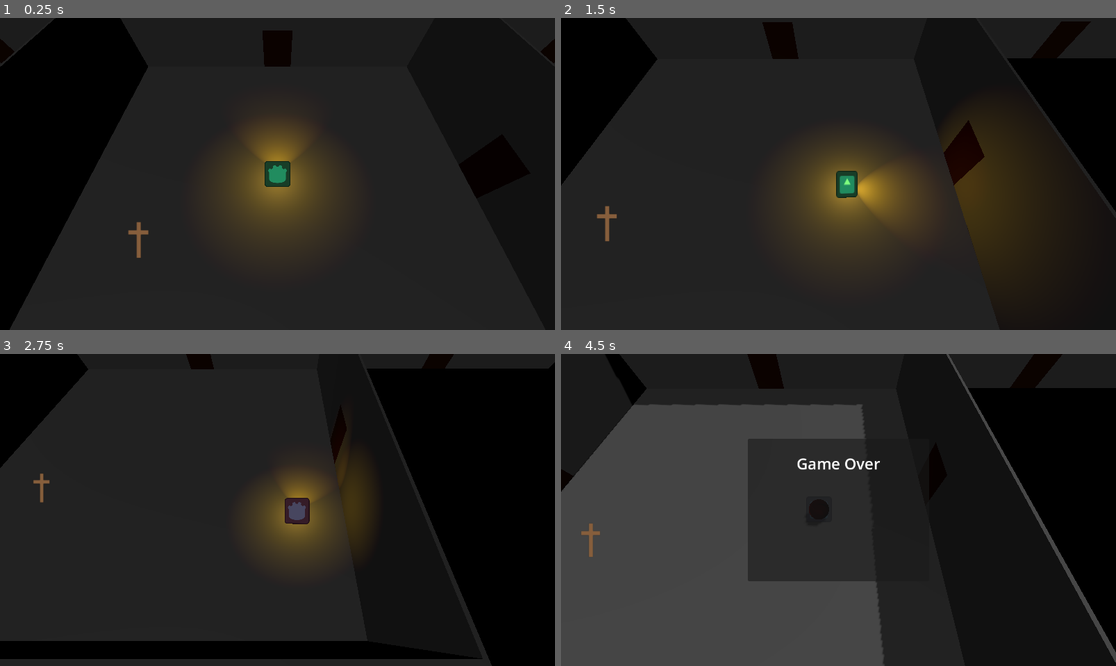
Above: before the commit, frames 1-4 (two rows, left to right).
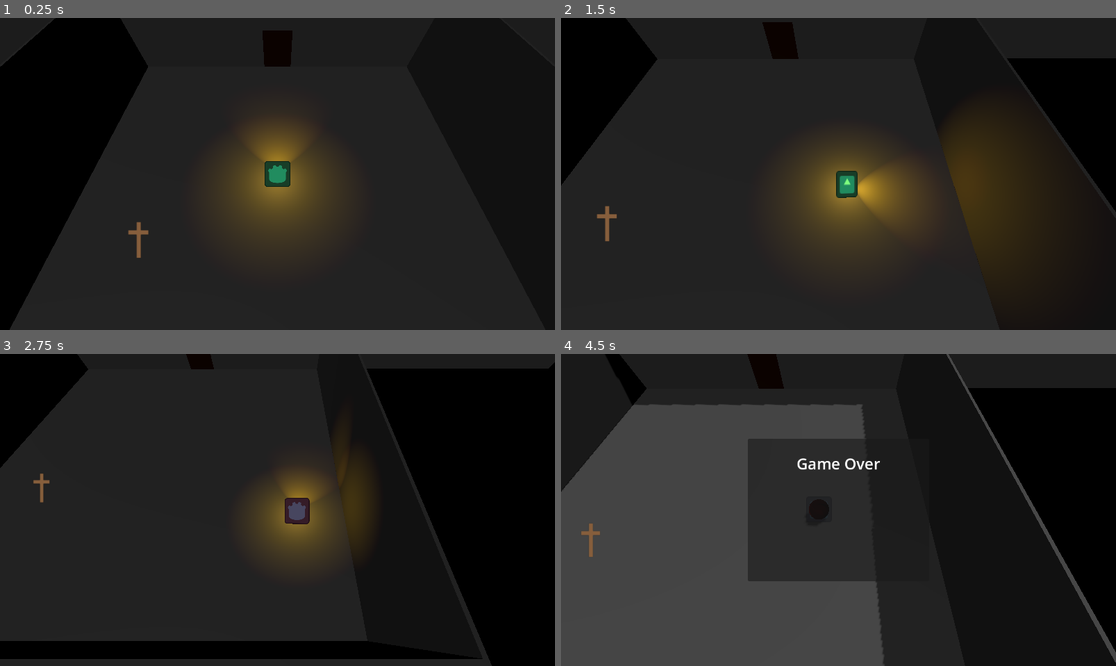
Above: after the commit, the same moments.

Repository: Rusty-Rat-Studios/dead-living-and-dying
Game: Godot game, scene res://test/grid_test.tscn
The game is run twice, just before and just after one commit, with the same random seed, the same clock (stepped at 60 frames per second) and the same inputs. This scene is started directly instead of the project's main scene. The engine's default icon, where the game draws it, is replaced by a stand-in: a white triangle on a blue panel in a dark square.
Inputs (mouse positions are in pixels of both pictures, inside the frame that each line leads up to):
- Up to frame 1 (0.25 s): no input
- Up to frame 2 (1.5 s): tap Enter at 0.5 s; move the mouse to (960, 158) at 0.52 s; hold Right (ui_right) 0.53-1.28 s; tap E (interact) at 0.6 s; tap Keypad Enter (ui_accept) at 0.77 s; move the mouse to (727, 189) at 1.27 s; hold Down (ui_down) from 1.28 s (still down); click (727, 189) at 1.35 s
- Up to frame 3 (2.75 s): tap Keypad Enter (ui_accept) at 1.52 s; move the mouse to (333, 441) at 2.02 s; release Down (ui_down) at 2.03 s; hold Right (ui_right) from 2.03 s (still down); tap Tab at 2.1 s
- Up to frame 4 (4.5 s): move the mouse to (810, 572) at 2.77 s; release Right (ui_right) at 2.78 s; hold Up (ui_up) 2.78-3.53 s; tap E (interact) at 2.85 s; tap Keypad Enter (ui_accept) at 3.02, 3.77 s; move the mouse to (1005, 556) at 3.52 s; press the mouse at (1005, 556) at 3.53 s; hold Left (ui_left) from 3.53 s (still down); move the mouse to (672, 463) at 4.27 s; release the mouse at (672, 463) at 4.28 s; tap Tab at 4.35 s

The runs differ from the first frame. In frame 1, 0.2% of the frame differs, in the area x 0-100%, y 6-15%; in frame 2, 1.4%, in the area x 68-96%, y 1-69%; in frame 3, 0.3%; in frame 4, 0.6%.
Error before the commit: Invalid call. Nonexistent function 'register_door' in base 'Node3D (BasicRoom)'. (res://map/door.gd:18)

Commit message:
Room functions

Diff:
--- a/map/basic_room/basic_room.gd
+++ /dev/null
@@ -1,8 +0,0 @@
-class_name BasicRoom
-extends Room
-
-
-# Uses the information stored in room_information and door_locations to initialize
-# doors at the correct locations in the room.
-func init_doors() -> void:
-	pass
--- a/map/basic_room/basic_room.tscn
+++ b/map/basic_room/basic_room.tscn
@@ -1,6 +1,6 @@
 [gd_scene load_steps=10 format=3 uid="uid://dh8q75xrlxeaa"]
 
-[ext_resource type="Script" path="res://map/basic_room/basic_room.gd" id="1_xo7g0"]
+[ext_resource type="Script" path="res://map/room.gd" id="1_jw127"]
 [ext_resource type="PackedScene" uid="uid://b3nn5u3a5o85j" path="res://map/floor.tscn" id="2_8oby5"]
 [ext_resource type="PackedScene" uid="uid://bmevu5yvsxttw" path="res://entity/spawner.tscn" id="3_sanko"]
 [ext_resource type="PackedScene" uid="uid://cexvn2mosncly" path="res://map/door.tscn" id="4_13fof"]
@@ -27,7 +27,7 @@
 direction = 1
 
 [node name="BasicRoom" type="Node3D"]
-script = ExtResource("1_xo7g0")
+script = ExtResource("1_jw127")
 
 [node name="Floor" parent="." instance=ExtResource("2_8oby5")]
 
--- a/map/door.gd
+++ b/map/door.gd
@@ -30,6 +30,7 @@
 
 
 func _convert_to_wall() -> void:
+	(get_parent() as Room).deregister_door(self)
 	var wall: Node3D = WALL.instantiate()
 	wall.position = self.position
 	wall.rotation = self.rotation
@@ -41,10 +42,10 @@
 	if body is Player:
 		if linked_door == null:
 			return push_error("ERROR: Door.linked_door is null")
+		print(Time.get_time_string_from_system(), ": Player entered door ", self.door_location)
 		linked_door.player_recieved.emit(body as Player)
 
 
 func _on_player_recieved(player: Player) -> void:
-	$Area3D.monitoring = false # TODO: REMOVE THIS
-	player.position.x = self.position.x
-	player.position.z = self.position.z
+	player.position.x = self.global_position.x
+	player.position.z = self.global_position.z
--- a/map/door.tscn
+++ b/map/door.tscn
@@ -9,7 +9,7 @@
 size = Vector3(2, 2.5, 0.1)
 
 [sub_resource type="BoxShape3D" id="BoxShape3D_xm1qk"]
-size = Vector3(2, 2.5, 0.2)
+size = Vector3(2, 2.5, 0.5)
 
 [sub_resource type="StandardMaterial3D" id="StandardMaterial3D_03pyr"]
 albedo_color = Color(0.288541, 0.146007, 9.62615e-08, 1)
@@ -37,9 +37,11 @@
 polygon = PackedVector2Array(-10, 0, -1, 0, -1, 2.5, 1, 2.5, 1, 0, 10, 0, 10, 5, -10, 5)
 
 [node name="Area3D" type="Area3D" parent="."]
+collision_mask = 2
+monitorable = false
 
 [node name="CollisionShape3D" type="CollisionShape3D" parent="Area3D"]
-transform = Transform3D(1, 0, 0, 0, 1, 0, 0, 0, 1, 0, 1.25, 0.05)
+transform = Transform3D(1, 0, 0, 0, 1, 0, 0, 0, 1, 0, 1.25, 0.25)
 shape = SubResource("BoxShape3D_xm1qk")
 
 [node name="MeshInstance3D" type="MeshInstance3D" parent="Area3D"]
--- a/map/room.gd
+++ b/map/room.gd
@@ -1,15 +1,14 @@
 class_name Room
 extends Node3D
 
-# The base class for all rooms. Stores information about the room, the door
-# locations, the position on the world grid, and the possessables in the room.
-# On init the room moves to its specified grid location and runs
-# init_doors()
+# The base class for all rooms. Stores information about the room,
+# the position on the world grid, and the possessables in the room.
+# On init the room moves to its specified grid location and runs init_doors()
 
 var room_information: RoomInformation
-var door_locations: Array[DoorLocation]
 var grid_location: Vector2
 var possessables_available: Array
+var doors: HashMap = HashMap.new()
 
 @onready var world_grid: WorldGrid = get_node("/root/Game/WorldGrid")
 @onready var player_in_room: bool = false
@@ -44,9 +43,24 @@
 		": WARNING: Attempted to remove a possessable that is not in ", name, "'s array")
 
 
-# Godot doesn't support abstract classes/methods so simulate by throwing an error
+func register_door(door: Door) -> void:
+	doors.add(door.door_location, door)
+
+
+func deregister_door(door: Door) -> void:
+	var success: bool = doors.remove(door.door_location)
+	if not success:
+		push_error("ERROR: Room.deregister_door failed")
+
+
+func get_door_at_location(grid_door_location: DoorLocation) -> Door:
+	var door_location: DoorLocation = grid_door_location.translate(-grid_location)
+	return doors.retrieve(door_location)
+
+
 func init_doors() -> void:
-	push_error("ABSTRACT METHOD ERROR: room_gd.init_doors()")
+	for door: Door in doors.values():
+		door.init(grid_location)
 
 
 func _on_player_entered_room(body: Node3D) -> void:
--- a/map/world_grid.gd
+++ b/map/world_grid.gd
@@ -10,7 +10,8 @@
 @onready var basic_room: RoomInformation = preload("res://map/basic_room/basic_room.tres")
 # For some reason preload will not work here
 @onready var entity_table: EntityTable = load("res://map/test_entity_table.tres")
-@onready var room_map: HashMap = HashMap.new()
+
+var room_map: HashMap = HashMap.new()
 
 
 func _ready() -> void:
@@ -21,27 +22,18 @@
 
 func generate_grid() -> void:
 	# Currently hardcoded to generate the default 5 rooms
-	add_room(basic_room, Vector2(0, 0), [
-		DoorLocation.new(Vector2(0, 0), DoorLocation.Direction.NORTH)])
-	add_room(basic_room, Vector2(0, -1), [
-		DoorLocation.new(Vector2(0, 0), DoorLocation.Direction.NORTH),
-		DoorLocation.new(Vector2(0, 0), DoorLocation.Direction.EAST),
-		DoorLocation.new(Vector2(0, 0), DoorLocation.Direction.SOUTH),
-		DoorLocation.new(Vector2(0, 0), DoorLocation.Direction.WEST)])
-	add_room(basic_room, Vector2(0, -2), [
-		DoorLocation.new(Vector2(0, 0), DoorLocation.Direction.SOUTH)])
-	add_room(basic_room, Vector2(-1, -1), [
-		DoorLocation.new(Vector2(0, 0), DoorLocation.Direction.EAST)])
-	add_room(basic_room, Vector2(1, -1), [
-		DoorLocation.new(Vector2(0, 0), DoorLocation.Direction.WEST)])
+	add_room(basic_room, Vector2(0, 0))
+	add_room(basic_room, Vector2(0, -1))
+	add_room(basic_room, Vector2(0, -2))
+	add_room(basic_room, Vector2(-1, -1))
+	add_room(basic_room, Vector2(1, -1))
 	init_all_rooms()
 
 
-func add_room(room_info: RoomInformation, grid_location: Vector2, door_locations: Array[DoorLocation]) -> void:
+func add_room(room_info: RoomInformation, grid_location: Vector2) -> void:
 	var room: Room = room_info.resource.instantiate()
 	room.grid_location = grid_location
 	room.room_information = room_info
-	room.door_locations = door_locations
 	# Adds each grid square that the room takes up to the HashMap
 	for room_portion: Vector2 in room_info.room_shape:
 		var translated_room_portion: Vector2 = room_portion + grid_location
